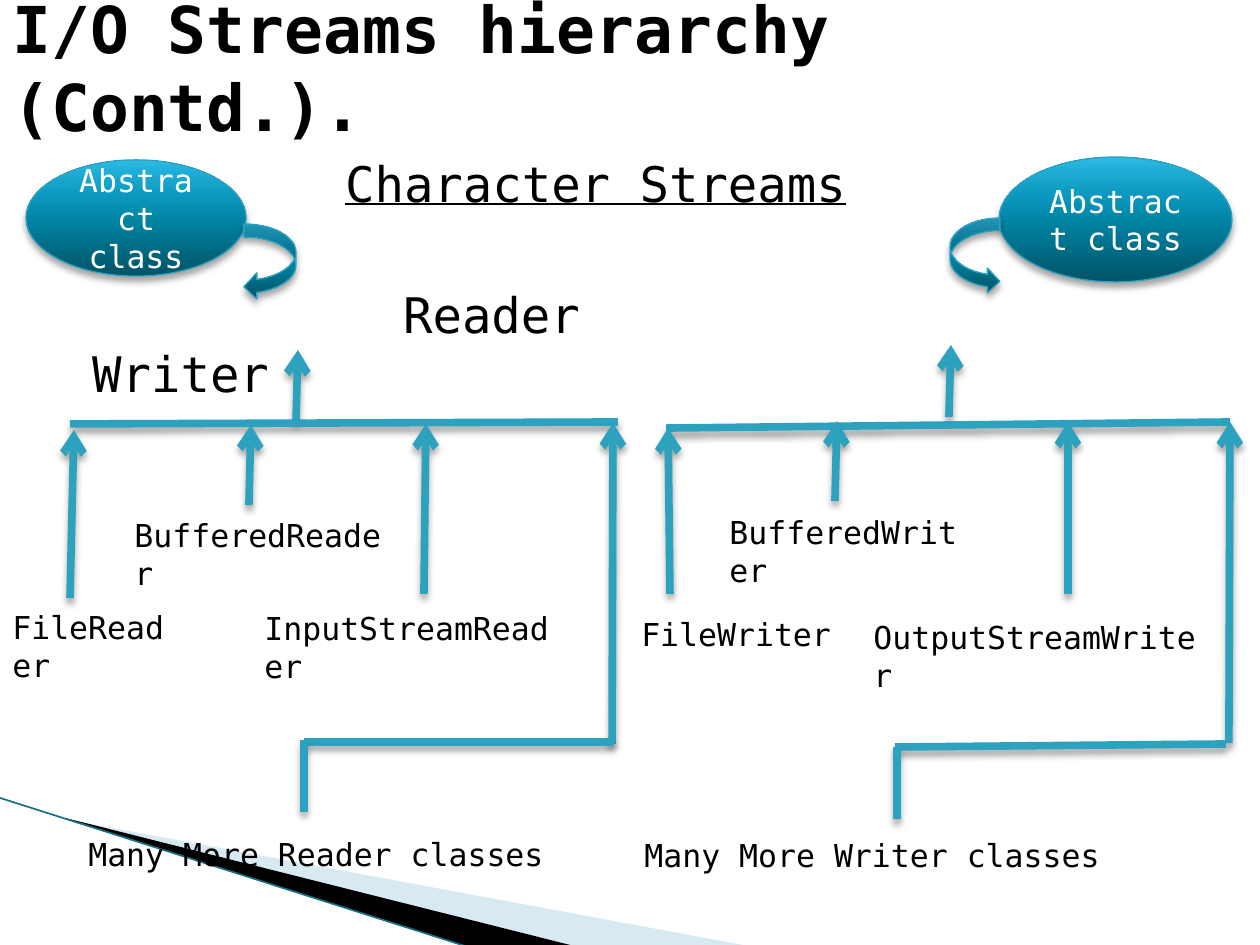
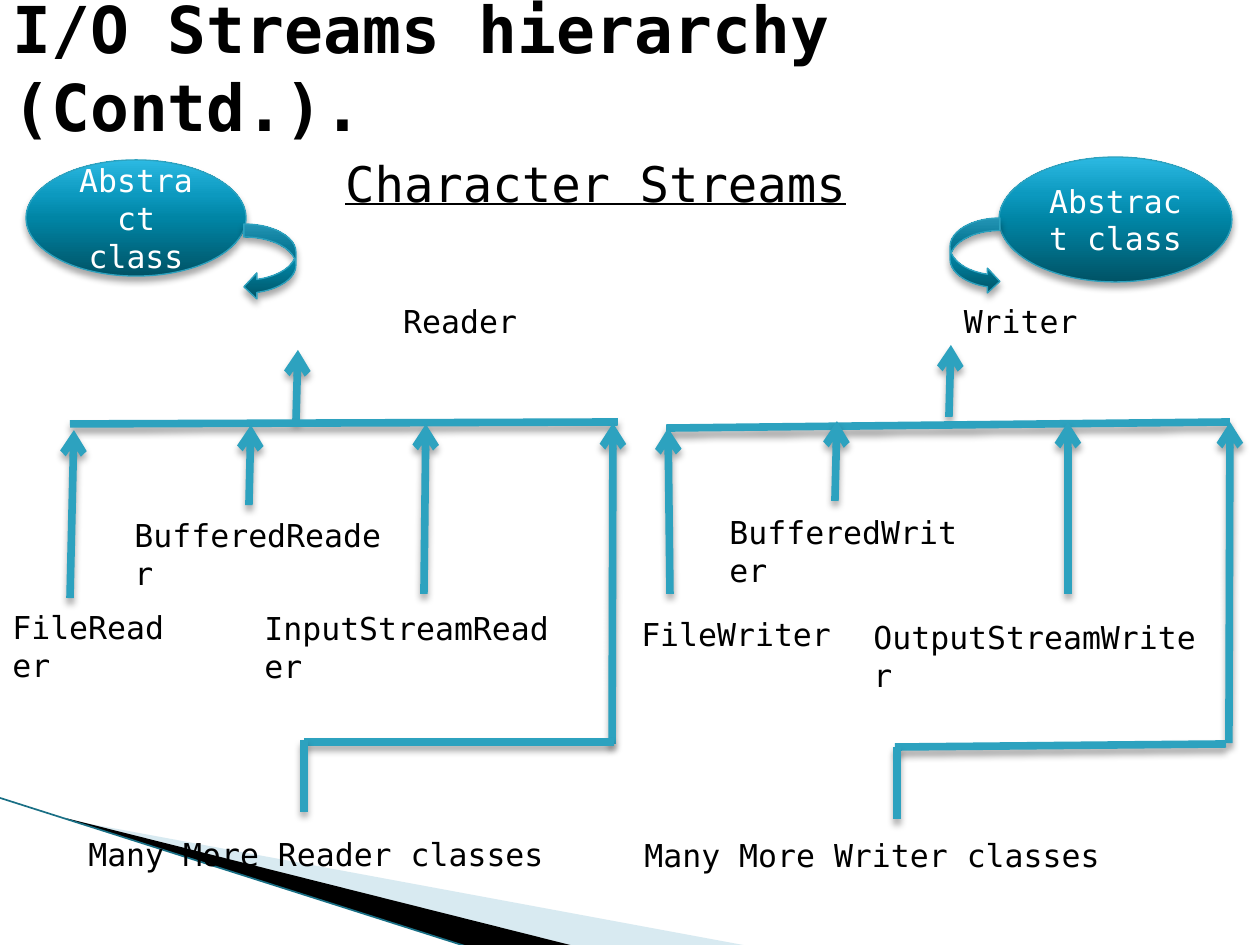
Before and after one commit to prabhat1510/prodapt2024, a slide deck: slide 32 of content/corejava/DAY-6.pptx. Drawn at 1260x945 pixels with LibreOffice and Linux fonts; fonts in the diff are those of the drawing; background and template pictures are left out. Boxes give left, top, right and bottom in pixels: in the first picture for what was removed or moved away, otherwise in the second. Text is boxed around its words. In the diff, an @@ line names an element or a change of style, - is before the commit and + after.

```diff
--- a/content/corejava/DAY-6.pptx
+++ b/content/corejava/DAY-6.pptx
@@ text at (x1=403, y1=309, x2=1078, y2=334): size 28 to 18 pt in "Reader Writer" @@
```
Also in this commit, not shown: 2 other slides changed, 12 other files.
